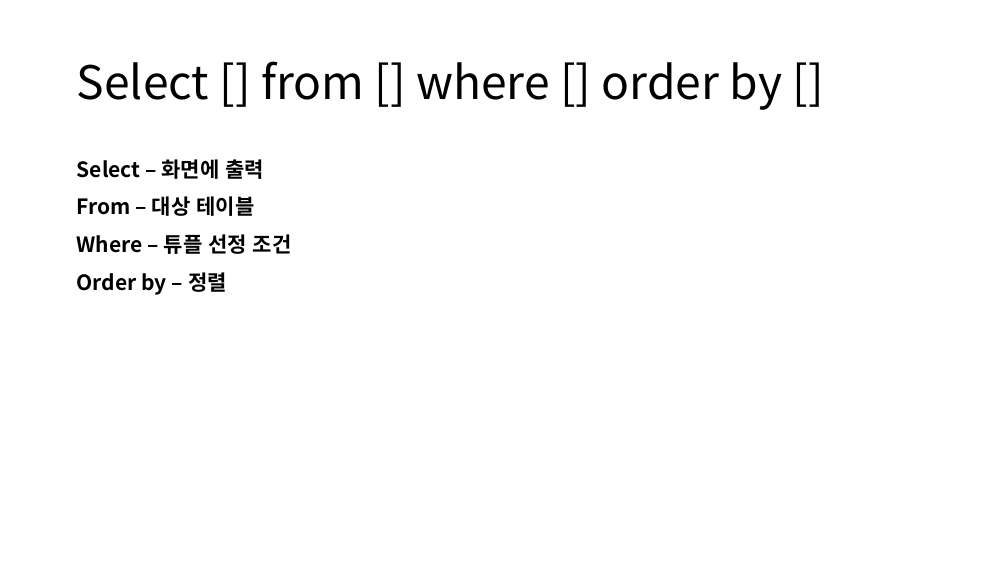
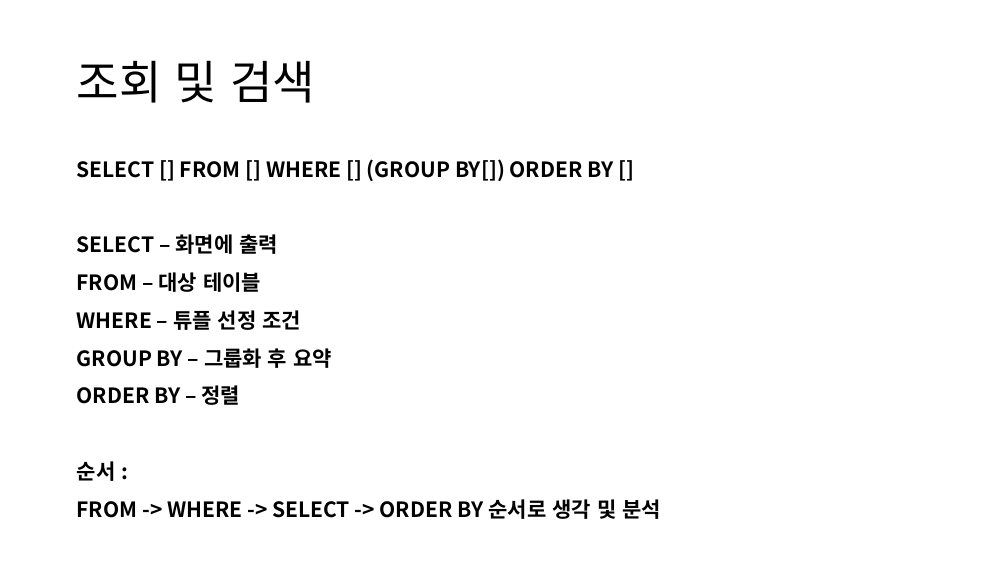
Before and after one commit to 98jiyong/DB, a slide deck: slide 10 of 자료/DB정리.pptx. Drawn at 1008x567 pixels with LibreOffice and Linux fonts; fonts in the diff are those of the drawing. Boxes give left, top, right and bottom in pixels: in the first picture for what was removed or moved away, otherwise in the second. Text is boxed around its words. In the diff, an @@ line names an element or a change of style, - is before the commit and + after.

```diff
--- a/자료/DB정리.pptx
+++ b/자료/DB정리.pptx
@@ title at (77, 60, 315, 103): text changed @@
-Select [] from [] where [] order by []
+조회 및 검색
@@ text at (77, 159, 661, 519): text changed @@
-Select – 화면에 출력
-From – 대상 테이블
-Where – 튜플 선정 조건
-Order by – 정렬
+SELECT [] FROM [] WHERE [] (GROUP BY[]) ORDER BY []
+SELECT – 화면에 출력
+FROM – 대상 테이블
+WHERE – 튜플 선정 조건
+GROUP BY – 그룹화 후 요약
+ORDER BY – 정렬
+순서 :
+FROM -> WHERE -> SELECT -> ORDER BY 순서로 생각 및 분석
```
Also in this commit, not shown: 1 other slide changed, 5 slides added.
